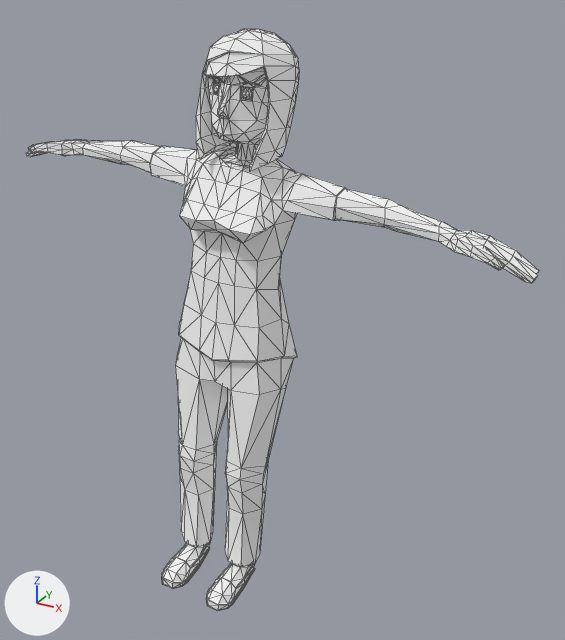
An edit to the glTF model rsc/Woman.gltf, drawn before and after from the same camera.
Before and after are seen from a 50 mm lens placed at (3.47, -5.38, 5.57), pointed at (0.39, 0.22, 2.77). The axes (+X, +Y, +Z) are drawn at lower left. The lights are the same throughout. Mesh edges are drawn as thin lines. Where no turn or scale is listed for an object, it has been applied to the vertices.

The first picture shows 'Woman'.
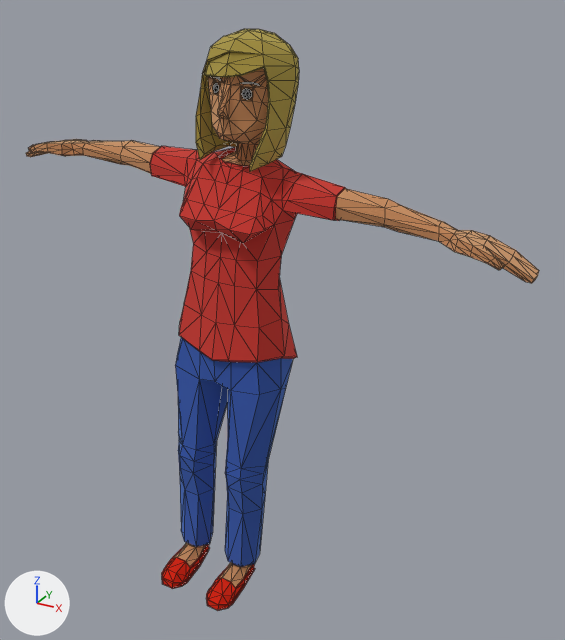
Edits to the bpy script that builds the scene:
```text
Add img_woman_png:
    img_woman_png = load_image('Woman.png', 'Woman.png', 32, 32, 'sRGB')
Change mat_texture:
    remove mat_texture.base_color = (1.0, 1.0, 1.0)  # white #ffffff
    add mat_texture.texture = img_woman_png
```

Where the change shows, as pixel boxes [x1, y1, x2, y2] in the pictures (565 x 640 px):
'Woman', surface changed
    both: [26, 29, 539, 610]
